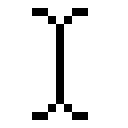
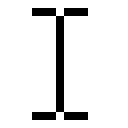
The second 128 × 128 image is a revision of the first. Changes to its layers:
painted on "Background" over [48, 8, 72, 120]
